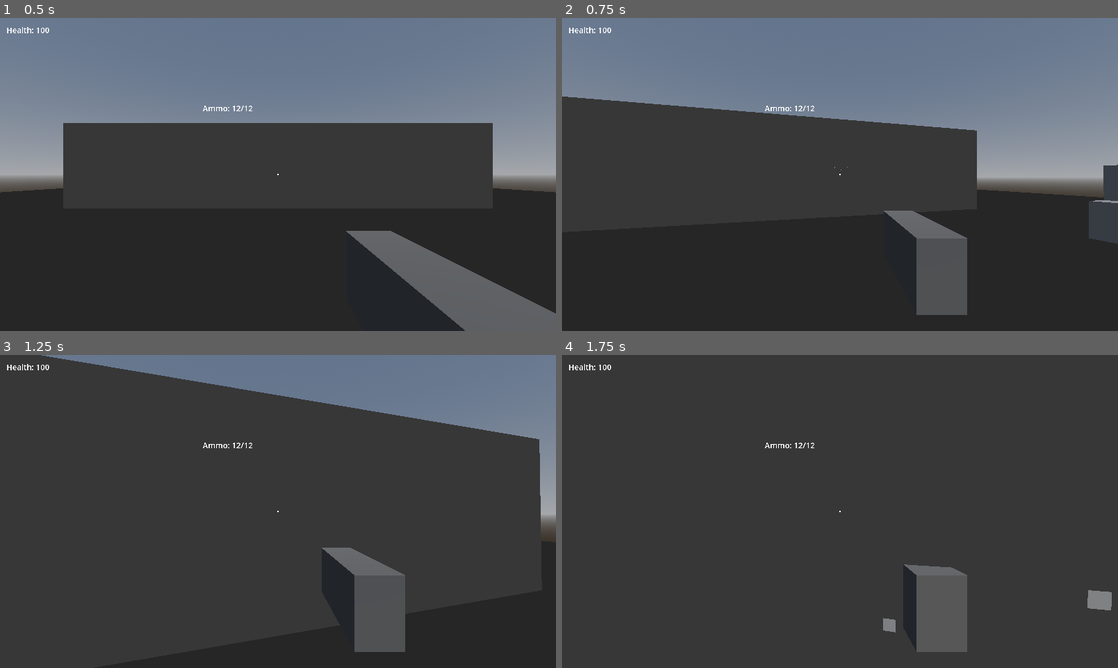
Above: before the commit, frames 1-4 (two rows, left to right).
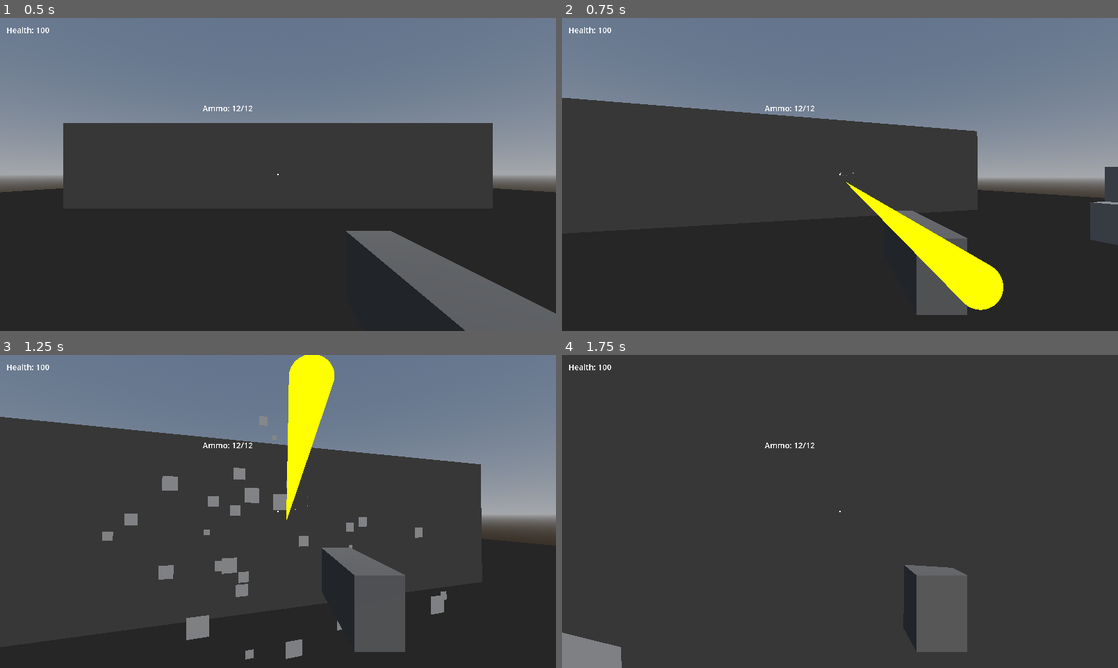
Above: after the commit, the same moments.

Repository: MystiriMan87/midnight-project-game
Game: Godot game, scene res://scenes/main.tscn
Two runs of this game, one before a commit and one after it. Both use one fixed random seed, a clock stepped at 60 frames per second and the inputs below.
Inputs (mouse positions are in pixels of both pictures, inside the frame that each line leads up to):
- Up to frame 1 (0.5 s): no input
- Up to frame 2 (0.75 s): tap Enter at 0.5 s; move the mouse to (867, 174) at 0.52 s; press the mouse at (867, 174) at 0.53 s; hold W (move_forward) from 0.53 s (still down)
- Up to frame 3 (1.25 s): keep holding W (move_forward); tap Space (jump) at 0.77 s; right-click (305, 511) at 0.8 s
- Up to frame 4 (1.75 s): keep holding W (move_forward); move the mouse to (812, 511) at 1.27 s; release the mouse at (812, 511) at 1.28 s; right-click (812, 511) at 1.35 s; tap Space (jump) at 1.52 s; click (812, 511) at 1.55 s

Frame 1 is identical in both runs. In frame 2, 3.2% of the frame differs, in the area x 0-100%, y 25-94%; in frame 3, 21%, in the area x 0-98%, y 0-98%; in frame 4, 1.3%.

Commit message:
Added rocket jumping

Diff:
--- a/project.godot
+++ b/project.godot
@@ -77,6 +77,16 @@
 "events": [Object(InputEventMouseButton,"resource_local_to_scene":false,"resource_name":"","device":-1,"window_id":0,"a …(253 unchanged characters)…
 ]
 }
+reload={
+"deadzone": 0.2,
+"events": [Object(InputEventKey,"resource_local_to_scene":false,"resource_name":"","device":-1,"window_id":0,"alt_pressed":false,"shift_pressed":false,"ctrl_pressed":false,"meta_pressed":false,"pressed":false,"keycode":0,"physical_keycode":82,"key_label":0,"unicode":114,"location":0,"echo":false,"script":null)
+]
+}
+secondary_fire={
+"deadzone": 0.2,
+"events": [Object(InputEventMouseButton,"resource_local_to_scene":false,"resource_name":"","device":-1,"window_id":0,"alt_pressed":false,"shift_pressed":false,"ctrl_pressed":false,"meta_pressed":false,"button_mask":0,"position":Vector2(0, 0),"global_position":Vector2(0, 0),"factor":1.0,"button_index":2,"canceled":false,"pressed":false,"double_click":false,"script":null)
+]
+}
 
 [rendering]
 
--- a/scenes/Pistol.tscn
+++ b/scenes/Pistol.tscn
@@ -19,6 +19,21 @@
 scale_max = 0.19999999
 color = Color(1, 1, 0, 1)
 
+[sub_resource type="Animation" id="Animation_vq51a"]
+length = 0.001
+tracks/0/type = "value"
+tracks/0/imported = false
+tracks/0/enabled = true
+tracks/0/path = NodePath(".:position")
+tracks/0/interp = 1
+tracks/0/loop_wrap = true
+tracks/0/keys = {
+"times": PackedFloat32Array(0),
+"transitions": PackedFloat32Array(1),
+"update": 0,
+"values": [Vector3(0, 0, 0)]
+}
+
 [sub_resource type="Animation" id="Animation_gmdh3"]
 resource_name = "shoot"
 length = 0.2
@@ -35,21 +50,6 @@
 "values": [Vector3(0, 0, -0.3), Vector3(0, 0, -0.25), Vector3(0, 0, -0.3)]
 }
 
-[sub_resource type="Animation" id="Animation_vq51a"]
-length = 0.001
-tracks/0/type = "value"
-tracks/0/imported = false
-tracks/0/enabled = true
-tracks/0/path = NodePath(".:position")
-tracks/0/interp = 1
-tracks/0/loop_wrap = true
-tracks/0/keys = {
-"times": PackedFloat32Array(0),
-"transitions": PackedFloat32Array(1),
-"update": 0,
-"values": [Vector3(0, 0, 0)]
-}
-
 [sub_resource type="AnimationLibrary" id="AnimationLibrary_tplpn"]
 _data = {
 &"RESET": SubResource("Animation_vq51a"),
@@ -64,6 +64,7 @@
 mesh = SubResource("BoxMesh_kw13m")
 
 [node name="RayCast3D" type="RayCast3D" parent="."]
+transform = Transform3D(1, 0, 0, 0, 1, 0, 0, 0, 1, 0.2, -0.2, -0.3)
 target_position = Vector3(0, -1, -100)
 
 [node name="MuzzleFlash" type="GPUParticles3D" parent="."]
--- a/scenes/hud.gd
+++ b/scenes/hud.gd
@@ -4,20 +4,19 @@
 @onready var ammo_label = $AmmoLabel
 
 func _ready():
-	print("HUD ready!")
-	print("Health label: ", health_label)
-	print("Ammo label: ", ammo_label)
+	pass
 
 func update_health(value):
-	print("Updating health to: ", value)
 	if health_label:
 		health_label.text = "Health: " + str(value)
-	else:
-		print("ERROR: health_label is null!")
 
-func update_ammo(current, max_ammo):
-	print("Updating ammo to: ", current, "/", max_ammo)
+func update_ammo(current, max_ammo, reserve = -1):
 	if ammo_label:
-		ammo_label.text = "Ammo: " + str(current) + "/" + str(max_ammo)
-	else:
-		print("ERROR: ammo_label is null!")
+		if reserve >= 0:
+			ammo_label.text = "Ammo: " + str(current) + "/" + str(max_ammo) + " [" + str(reserve) + "]"
+		else:
+			ammo_label.text = "Ammo: " + str(current) + "/" + str(max_ammo)
+
+func show_reload_message():
+	if ammo_label:
+		ammo_label.text = "RELOADING..."
--- a/scenes/main.tscn
+++ b/scenes/main.tscn
@@ -92,6 +92,12 @@
 [node name="Enemy" parent="." instance=ExtResource("3_sugp2")]
 transform = Transform3D(1, 0, 0, 0, 1, 0, 0, 0, 1, 6.266219, 2, 0)
 
+[node name="Enemy2" parent="." instance=ExtResource("3_sugp2")]
+transform = Transform3D(1, 0, 0, 0, 1, 0, 0, 0, 1, 12.389823, 2, 0)
+
+[node name="Enemy3" parent="." instance=ExtResource("3_sugp2")]
+transform = Transform3D(1, 0, 0, 0, 1, 0, 0, 0, 1, 12.389823, 2, 0)
+
 [node name="Box" type="StaticBody3D" parent="."]
 transform = Transform3D(1, 0, 0, 0, 1, 0, 0, 0, 1, -8.128333, 0.485173, 0)
 
--- a/scenes/player.gd
+++ b/scenes/player.gd
@@ -23,6 +23,9 @@
 var is_dashing = false
 var can_dash = true
 
+var knockback_velocity = Vector3.ZERO
+
+
 # Mouse
 const MOUSE_SENSITIVITY = 0.003
 
@@ -66,17 +69,25 @@
 	if collision_shape and collision_shape.shape:
 		original_collision_height = collision_shape.shape.height
 
+	# Wait a frame for everything to be ready
+	await get_tree().process_frame
+
 	# Get weapon reference
 	if weapon_holder.get_child_count() > 0:
 		current_weapon = weapon_holder.get_child(0)
-		if current_weapon.has_signal("weapon_fired"):
-			current_weapon.weapon_fired.connect(_on_weapon_fired)
+
+		# Only connect if weapon exists
+		if current_weapon != null:
+			if current_weapon.has_signal("weapon_fired"):
+				current_weapon.weapon_fired.connect(_on_weapon_fired)
+			if current_weapon.has_signal("weapon_reloaded"):
+				current_weapon.weapon_reloaded.connect(_on_weapon_reloaded)
 
 	# Initialize HUD
 	if hud:
 		hud.update_health(health)
 		if current_weapon:
-			hud.update_ammo(current_weapon.current_ammo, current_weapon.max_ammo)
+			hud.update_ammo(current_weapon.current_ammo, current_weapon.max_ammo, current_weapon.reserve_ammo)
 
 func _input(event):
 	if event is InputEventMouseMotion:
@@ -113,6 +124,9 @@
 	# Gravity
 	if not is_on_floor():
 		velocity.y -= gravity * delta
+
+	# Decay knockback
+	knockback_velocity = knockback_velocity.lerp(Vector3.ZERO, 5.0 * delta)
 
 	# Jump
 	if Input.is_action_just_pressed("jump"):
@@ -143,7 +157,7 @@
 
 	# Update HUD
 	if hud and current_weapon:
-		hud.update_ammo(current_weapon.current_ammo, current_weapon.max_ammo)
+		hud.update_ammo(current_weapon.current_ammo, current_weapon.max_ammo, current_weapon.reserve_ammo)
 
 	# ESC to free mouse
 	if Input.is_action_just_pressed("ui_cancel"):
@@ -155,6 +169,11 @@
 		camera.rotate_x(-mouse_motion.y * MOUSE_SENSITIVITY)
 		camera.rotation.x = clamp(camera.rotation.x, -deg_to_rad(89), deg_to_rad(89))
 		mouse_motion = Vector2.ZERO
+
+func apply_knockback(force: Vector3):
+	knockback_velocity = force
+	velocity += knockback_velocity
+	add_camera_shake(0.3)
 
 func apply_ground_movement(delta):
 	var target_speed = SPRINT_SPEED if Input.is_action_pressed("sprint") else WALK_SPEED
@@ -282,3 +301,7 @@
 
 func die():
 	print("Player died!")
+
+func _on_weapon_reloaded():
+	print("Weapon reloaded!")
+	add_camera_shake(0.1)
--- a/scenes/weapon.gd
+++ b/scenes/weapon.gd
@@ -1,14 +1,30 @@
 extends Node3D
 
-# Signal for camera shake
+# Signals
 signal weapon_fired
-
+signal weapon_reloaded
+
+# Primary fire
 @export var damage = 25
 @export var fire_rate = 0.15
 @export var max_ammo = 12
+@export var reserve_ammo = 60
 var current_ammo = 12
 
+# Secondary fire (explosive)
+@export var explosive_damage = 100
+@export var explosion_radius = 5.0
+@export var explosion_force = 20.0
+@export var secondary_fire_rate = 1.0
+@export var secondary_ammo_cost = 3
+
+# Reload
+@export var reload_time = 1.5
+var is_reloading = false
+
+# State
 var can_shoot = true
+var can_secondary_fire = true
 
 @onready var raycast = $RayCast3D
 @onready var muzzle_flash = $MuzzleFlash if has_node("MuzzleFlash") else null
@@ -20,8 +36,25 @@
 		muzzle_flash.one_shot = true
 
 func _process(_delta):
-	if Input.is_action_just_pressed("fire") and can_shoot and current_ammo > 0:
+	# Reload
+	if Input.is_action_just_pressed("reload") and not is_reloading:
+		reload()
+
+	# Can't shoot while reloading
+	if is_reloading:
+		return
+
+	# Primary fire
+	if Input.is_action_pressed("fire") and can_shoot and current_ammo > 0:
 		shoot()
+
+	# Secondary fire (explosive shot)
+	if Input.is_action_just_pressed("secondary_fire") and can_secondary_fire and current_ammo >= secondary_ammo_cost:
+		shoot_explosive()
+
+	# Auto-reload when empty
+	if current_ammo <= 0 and not is_reloading and reserve_ammo > 0:
+		reload()
 
 func shoot():
 	can_shoot = false
@@ -65,6 +98,113 @@
 	# Fire rate cooldown
 	await get_tree().create_timer(fire_rate, false).timeout
 	can_shoot = true
+
+func shoot_explosive():
+	can_secondary_fire = false
+	current_ammo -= secondary_ammo_cost
+
+	print("EXPLOSIVE SHOT!")
+
+	# Bigger camera shake
+	weapon_fired.emit()
+
+	# Play animation (use same or create new one)
+	if animation_player and animation_player.has_animation("shoot"):
+		animation_player.play("shoot")
+
+	# Bigger muzzle flash
+	if muzzle_flash:
+		muzzle_flash.amount = 20  # More particles
+		muzzle_flash.restart()
+		muzzle_flash.emitting = true
+		# Reset amount after
+		await get_tree().create_timer(0.1, false).timeout
+		if muzzle_flash:
+			muzzle_flash.amount = 8
+
+	# Get shoot origin and direction
+	var shoot_origin = global_position
+	var shoot_direction = -global_transform.basis.z
+
+	# Raycast check for explosion point
+	var explosion_point = shoot_origin + shoot_direction * 50.0
+
+	if raycast.is_colliding():
+		explosion_point = raycast.get_collision_point()
+
+	# Create explosion
+	create_explosion(explosion_point)
+
+	# Knockback player
+	var player = get_tree().get_first_node_in_group("player")
+	if player and player.has_method("apply_knockback"):
+		var knockback_dir = (shoot_origin - explosion_point).normalized()
+		player.apply_knockback(knockback_dir * explosion_force)
+
+	# Spawn explosion tracer (thicker beam)
+	spawn_explosive_tracer(shoot_origin, explosion_point)
+
+	# Secondary fire cooldown
+	await get_tree().create_timer(secondary_fire_rate, false).timeout
+	can_secondary_fire = true
+
+func create_explosion(pos: Vector3):
+	# Visual explosion effect
+	spawn_explosion_effect(pos)
+
+	# Damage all enemies in radius
+	var space_state = get_world_3d().direct_space_state
+	var query = PhysicsShapeQueryParameters3D.new()
+	var shape = SphereShape3D.new()
+	shape.radius = explosion_radius
+	query.shape = shape
+	query.transform.origin = pos
+
+	var results = space_state.intersect_shape(query)
+
+	for result in results:
+		var hit_object = result.collider
+		if hit_object.has_method("take_damage"):
+			# Calculate distance-based damage
+			var distance = pos.distance_to(hit_object.global_position)
+			var damage_multiplier = 1.0 - (distance / explosion_radius)
+			var final_damage = explosive_damage * damage_multiplier
+			hit_object.take_damage(final_damage)
+
+			# Knockback enemy
+			if hit_object.has_method("apply_knockback"):
+				var knockback_dir = (hit_object.global_position - pos).normalized()
+				hit_object.apply_knockback(knockback_dir * explosion_force * 0.5)
+
+func reload():
+	if reserve_ammo <= 0:
+		print("No reserve ammo!")
+		return
+
+	if current_ammo >= max_ammo:
+		print("Already full!")
+		return
+
+	is_reloading = true
+	print("Reloading...")
+
+	# Play reload animation if you have one
+	if animation_player and animation_player.has_animation("reload"):
+		animation_player.play("reload")
+
+	# Wait for reload time
+	await get_tree().create_timer(reload_time, false).timeout
+
+	# Calculate ammo to reload
+	var ammo_needed = max_ammo - current_ammo
+	var ammo_to_add = min(ammo_needed, reserve_ammo)
+
+	current_ammo += ammo_to_add
+	reserve_ammo -= ammo_to_add
+
+	is_reloading = false
+	weapon_reloaded.emit()
+	print("Reload complete! Ammo: ", current_ammo, "/", max_ammo, " Reserve: ", reserve_ammo)
 
 func spawn_tracer(from: Vector3, to: Vector3):
 	var tracer = MeshInstance3D.new()
@@ -88,6 +228,31 @@
 	tracer.rotate_object_local(Vector3.RIGHT, deg_to_rad(90))
 
 	await get_tree().create_timer(0.05, false).timeout
+	tracer.queue_free()
+
+func spawn_explosive_tracer(from: Vector3, to: Vector3):
+	# Thicker, orange beam for explosive
+	var tracer = MeshInstance3D.new()
+	var mesh = CylinderMesh.new()
+	mesh.height = from.distance_to(to)
+	mesh.top_radius = 0.05  # Much thicker
+	mesh.bottom_radius = 0.05
+	tracer.mesh = mesh
+
+	var material = StandardMaterial3D.new()
+	material.shading_mode = BaseMaterial3D.SHADING_MODE_UNSHADED
+	material.albedo_color = Color.ORANGE
+	material.emission_enabled = true
+	material.emission = Color.ORANGE
+	material.emission_energy_multiplier = 3.0
+	tracer.material_override = material
+
+	get_tree().root.add_child(tracer)
+	tracer.global_position = from.lerp(to, 0.5)
+	tracer.look_at(to, Vector3.UP)
+	tracer.rotate_object_local(Vector3.RIGHT, deg_to_rad(90))
+
+	await get_tree().create_timer(0.1, false).timeout
 	tracer.queue_free()
 
 func spawn_impact_effect(pos: Vector3):
@@ -119,6 +284,58 @@
 	await get_tree().create_timer(0.5, false).timeout
 	particles.queue_free()
 
-func reload():
-	current_ammo = max_ammo
-	print("Reloaded! Ammo: ", current_ammo, "/", max_ammo)
+func spawn_explosion_effect(pos: Vector3):
+	# Large explosion particles
+	var particles = GPUParticles3D.new()
+	particles.emitting = true
+	particles.one_shot = true
+	particles.amount = 50
+	particles.lifetime = 1.0
+	particles.explosiveness = 1.0
+
+	var material = ParticleProcessMaterial.new()
+	material.emission_shape = ParticleProcessMaterial.EMISSION_SHAPE_SPHERE
+	material.emission_sphere_radius = 0.5
+	material.direction = Vector3(0, 1, 0)
+	material.spread = 180
+	material.initial_velocity_min = 5.0
+	material.initial_velocity_max = 10.0
+	material.gravity = Vector3(0, -10, 0)
+	material.scale_min = 0.1
+	material.scale_max = 0.3
+	material.color = Color.ORANGE
+	particles.process_material = material
+
+	var mesh = QuadMesh.new()
+	particles.draw_pass_1 = mesh
+
+	get_tree().root.add_child(particles)
+	particles.global_position = pos
+
+	# Explosion flash sphere
+	var flash = MeshInstance3D.new()
+	var sphere_mesh = SphereMesh.new()
+	sphere_mesh.radius = explosion_radius
+	sphere_mesh.height = explosion_radius * 2
+	flash.mesh = sphere_mesh
+
+	var flash_material = StandardMaterial3D.new()
+	flash_material.shading_mode = BaseMaterial3D.SHADING_MODE_UNSHADED
+	flash_material.albedo_color = Color.ORANGE
+	flash_material.emission_enabled = true
+	flash_material.emission = Color.ORANGE
+	flash_material.emission_energy_multiplier = 5.0
+	flash_material.transparency = BaseMaterial3D.TRANSPARENCY_ALPHA
+	flash_material.albedo_color.a = 0.5
+	flash.material_override = flash_material
+
+	get_tree().root.add_child(flash)
+	flash.global_position = pos
+
+	# Animate flash
+	var tween = create_tween()
+	tween.tween_property(flash, "scale", Vector3.ZERO, 0.3).from(Vector3.ONE * 0.1)
+
+	await get_tree().create_timer(1.0, false).timeout
+	particles.queue_free()
+	flash.queue_free()
